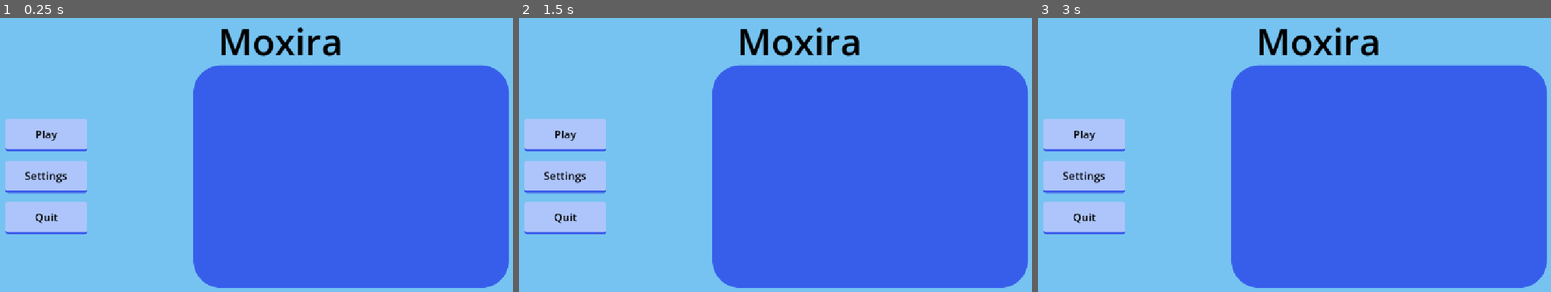
Above: before the commit, frames 1-3 (left to right).
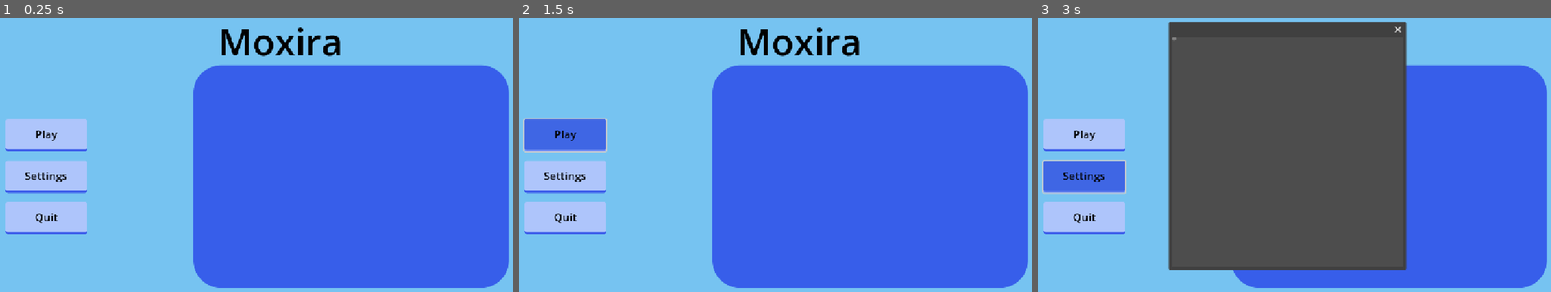
Above: after the commit, the same moments.

Repository: xi-self13/MoxiDev
Game: Godot game, scene res://UI/mainMenu.tscn
Same seed, same stepped clock (60 frames per second), same inputs: the game is played once before the commit and once after it.
Inputs:
- Up to frame 1 (0.25 s): no input
- Up to frame 2 (1.5 s): click "Play" at 0.5 s; click "Play" at 1.25 s
- Up to frame 3 (3 s): click "Play" at 2 s; click "Settings" at 2.75 s

The runs differ from the first frame. In frame 1, 0.5% of the frame differs, in the area x 4-67%, y 3-75%; in frame 2, 2.5%; in frame 3, 44%, in the area x 0-72%, y 1-93%.

Commit message:
Importing a few assets.

Diff:
--- a/MainTheme.tres
+++ b/MainTheme.tres
@@ -1,4 +1,15 @@
-[gd_resource type="Theme" load_steps=2 format=3 uid="uid://nd1oq4ue7ubn"]
+[gd_resource type="Theme" load_steps=4 format=3 uid="uid://nd1oq4ue7ubn"]
+
+[sub_resource type="StyleBoxFlat" id="StyleBoxFlat_8s18r"]
+bg_color = Color(0.24654067, 0.40065902, 0.89192563, 1)
+border_width_bottom = 5
+border_color = Color(0.5680339, 0.6516342, 0.9930554, 1)
+border_blend = true
+corner_radius_top_left = 5
+corner_radius_top_right = 5
+corner_radius_bottom_right = 5
+corner_radius_bottom_left = 5
+corner_detail = 20
 
 [sub_resource type="StyleBoxFlat" id="StyleBoxFlat_ne5gk"]
 bg_color = Color(0.68235296, 0.77254903, 0.9843137, 1)
@@ -10,6 +21,27 @@
 corner_radius_bottom_left = 5
 corner_detail = 20
 
+[sub_resource type="StyleBoxFlat" id="StyleBoxFlat_4as0w"]
+bg_color = Color(0.89411765, 0.9254902, 0.74509805, 1)
+border_width_left = 5
+border_width_top = 5
+border_width_right = 5
+border_width_bottom = 5
+border_color = Color(4.6706915, 5.646776, 0, 1)
+border_blend = true
+corner_radius_top_left = 5
+corner_radius_top_right = 5
+corner_radius_bottom_right = 5
+corner_radius_bottom_left = 5
+corner_detail = 20
+
 [resource]
 Button/colors/font_color = Color(0, 0, 0, 1)
+Button/colors/font_focus_color = Color(0, 0, 0, 1)
+Button/colors/font_hover_color = Color(0, 0, 0, 1)
+Button/colors/font_hover_pressed_color = Color(0, 0, 0, 1)
+Button/colors/font_pressed_color = Color(0, 0, 0, 1)
+Button/styles/focus = null
+Button/styles/hover = SubResource("StyleBoxFlat_8s18r")
 Button/styles/normal = SubResource("StyleBoxFlat_ne5gk")
+Button/styles/pressed = SubResource("StyleBoxFlat_4as0w")
--- a/UI/mainMenu.tscn
+++ b/UI/mainMenu.tscn
@@ -24,6 +24,17 @@
 grow_horizontal = 2
 grow_vertical = 2
 script = ExtResource("1_ne5gk")
+
+[node name="ColorRect" type="ColorRect" parent="."]
+z_index = -5
+layout_mode = 1
+anchors_preset = 15
+anchor_right = 1.0
+anchor_bottom = 1.0
+grow_horizontal = 2
+grow_vertical = 2
+mouse_filter = 2
+color = Color(0.4627451, 0.7647059, 0.94509804, 1)
 
 [node name="HeaderBar" type="Panel" parent="."]
 self_modulate = Color(1, 1, 1, 0)
@@ -153,14 +164,4 @@
 [node name="VBoxContainer" type="VBoxContainer" parent="SettingsWindow/ScrollContainer"]
 layout_mode = 2
 
-[node name="ColorRect" type="ColorRect" parent="."]
-z_index = -5
-layout_mode = 1
-anchors_preset = 15
-anchor_right = 1.0
-anchor_bottom = 1.0
-grow_horizontal = 2
-grow_vertical = 2
-color = Color(0.4627451, 0.7647059, 0.94509804, 1)
-
 [connection signal="pressed" from="ButtonPanelMenuMain/VBoxContainer/Settings" to="ButtonPanelMenuMain" method="_on_settings_pressed"]
--- a/project.godot
+++ b/project.godot
@@ -18,7 +18,9 @@
 [display]
 
 window/stretch/mode="canvas_items"
+mouse_cursor/custom_image="uid://cg4fh8ib2l15x"
 
 [rendering]
 
+textures/canvas_textures/default_texture_filter=3
 textures/default_filters/use_nearest_mipmap_filter=true
Not shown, added: assets/Player/Model/PlayerModelSimple.fbx
Not shown, added: assets/Player/Model/PlayerModelSimple.fbx.import
Binary file added: assets/Player/Model/hair.png
Not shown, added: assets/Player/Model/hair.png.import
Binary file added: assets/Player/Model/texture.png
Not shown, added: assets/Player/Model/texture.png.import
Binary file added: assets/Player/Model/torso.png
Not shown, added: assets/Player/Model/torso.png.import
Binary file added: assets/cursor.png
Not shown, added: assets/cursor.png.import
Binary file added: assets/loading_undefined_spinning_circle.png
Not shown, added: assets/loading_undefined_spinning_circle.png.import
